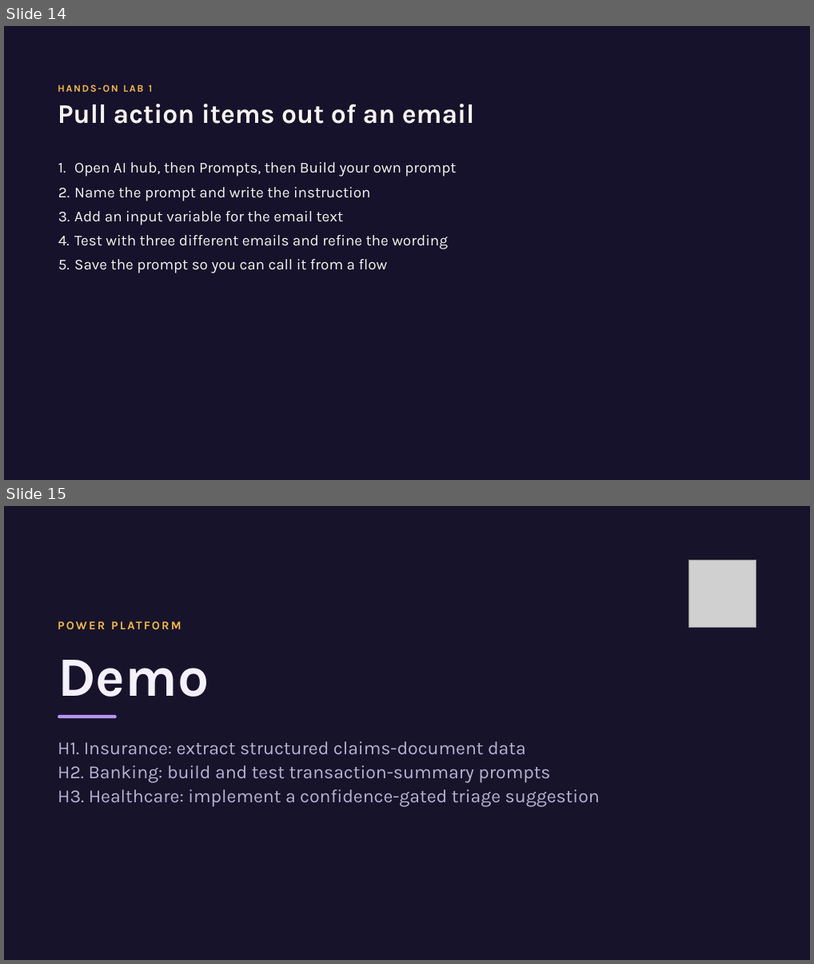
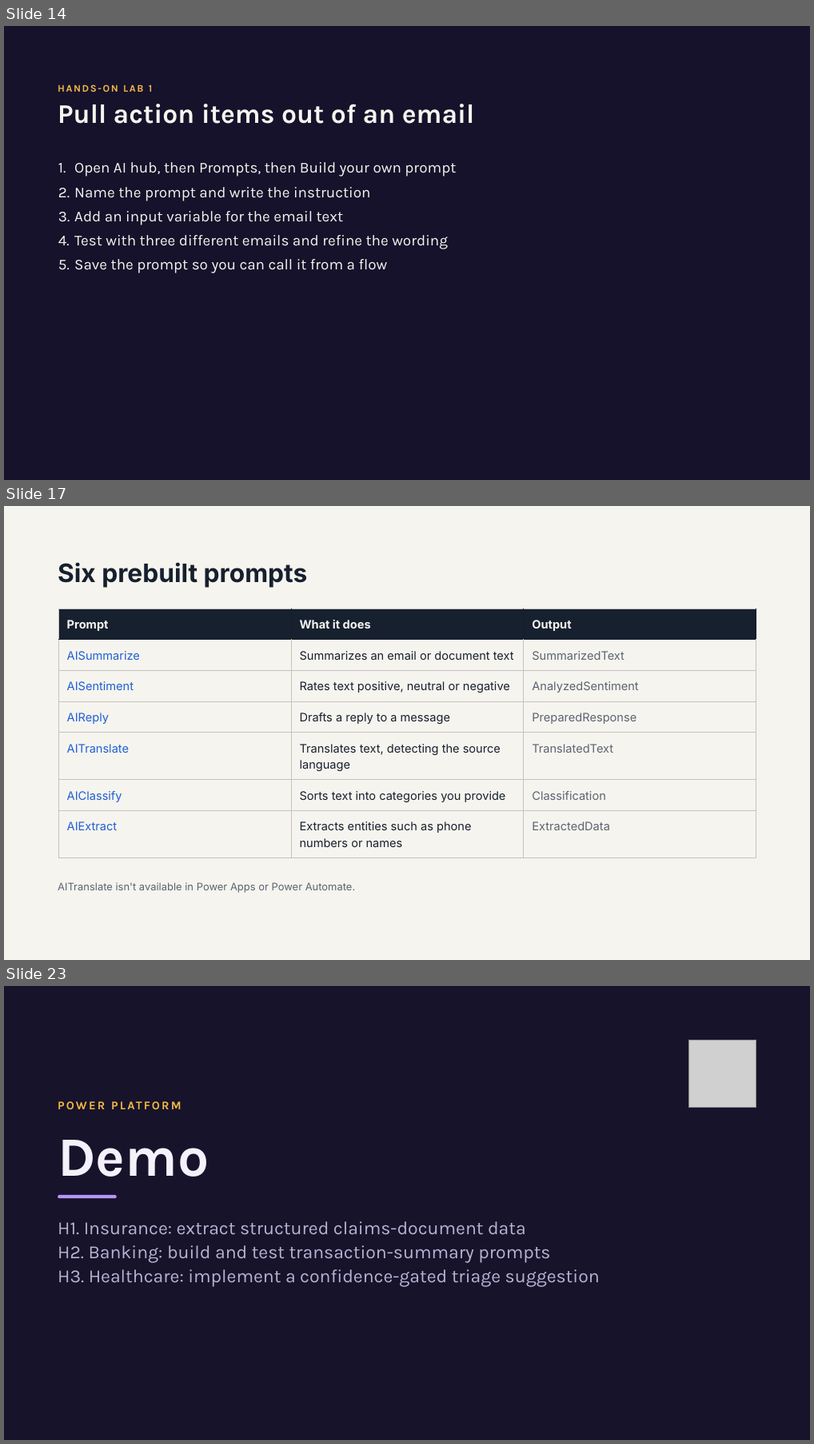
Before and after one commit to JPOWER4/Enterprise-Apps-Agents, a slide deck: Modeule 4 - AI Builder Business Logic and Intelligent.pptx. Shown one above the other, each under a label of ours: slides 14 and 15 before the commit, slides 14, 17 and 23 after it; the slides between them are not shown. The pictures are 814x964 and 814x1444 pixels, drawn with LibreOffice and Linux fonts; fonts in the diff are those of the drawing; grey boxes stand for pictures. Boxes give left, top, right and bottom in pixels: in the first picture for what was removed or moved away, otherwise in the second. Text is boxed around its words. In the diff, an @@ line names an element or a change of style, - is before the commit and + after.

```diff
--- a/Modeule 4 - AI Builder Business Logic and Intelligent.pptx
+++ b/Modeule 4 - AI Builder Business Logic and Intelligent.pptx
@@ slide 17 added at bbox=[4, 506, 810, 960], background #F6F4EE @@
@@ title added at bbox=[58, 562, 308, 588], 30.2 pt, text #16202E, bold @@
+Six prebuilt prompts
@@ table added at bbox=[58, 609, 757, 858], 7 rows, 3 columns @@
+Prompt | What it does | Output
+AISummarize | Summarizes an email or document text | SummarizedText
+AISentiment | Rates text positive, neutral or negative | AnalyzedSentiment
+AIReply | Drafts a reply to a message | PreparedResponse
+AITranslate | Translates text, detecting the source language | TranslatedText
+AIClassify | Sorts text into categories you provide | Classification
+AIExtract | Extracts entities such as phone numbers or names | ExtractedData
@@ text added at bbox=[58, 882, 356, 892], 12.3 pt, text #5A6472 @@
+AITranslate isn't available in Power Apps or Power Automate.
@@ what was slide 15 is now slide 23 @@
```
Also in this commit, not shown: 7 other slides added, 1 other file.
